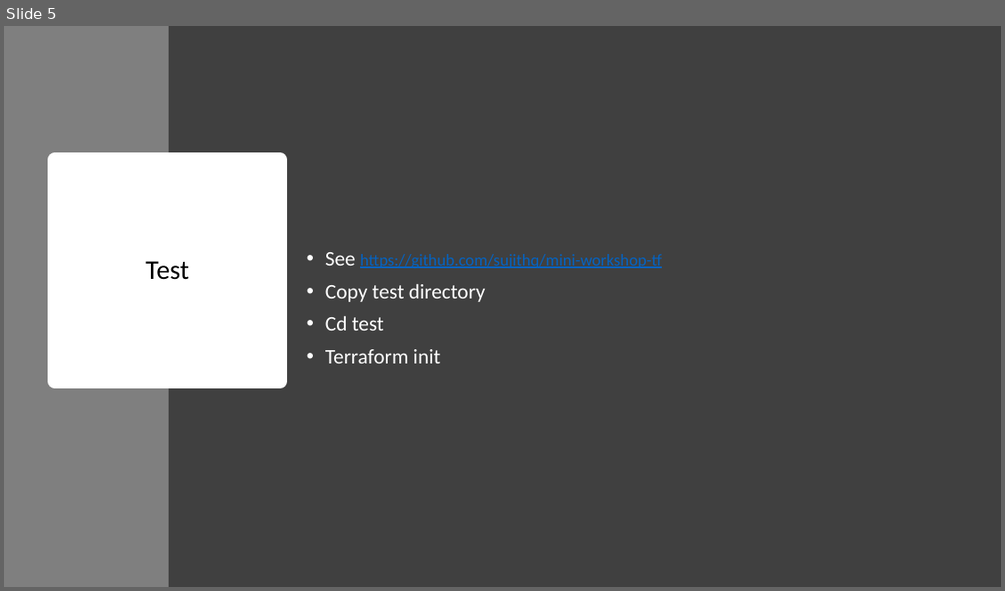
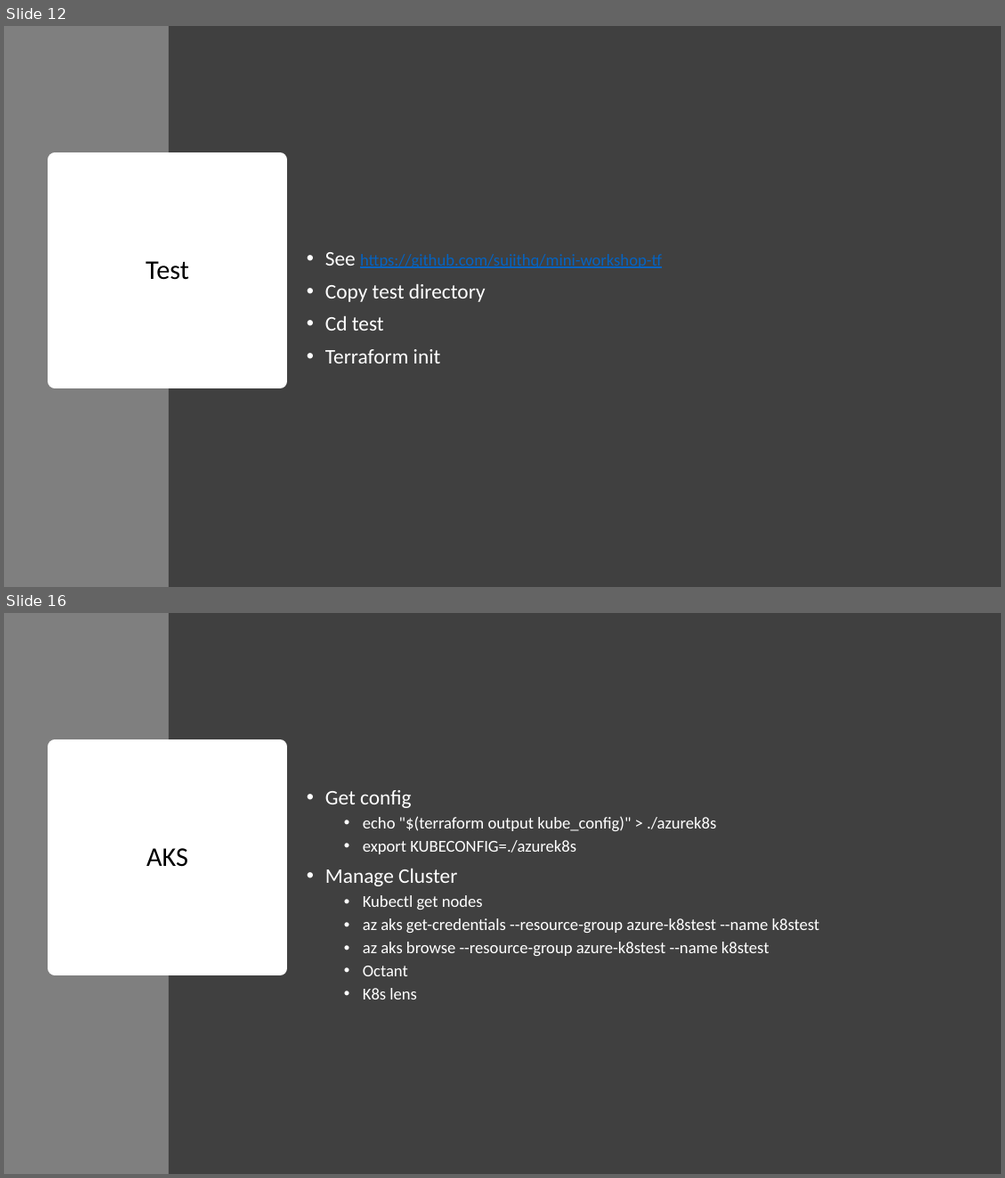
Before and after one commit to sujithq/mini-workshop-tf, a slide deck: Presentation.pptx. Shown one above the other, each under a label of ours: slide 5 before the commit, slides 12 and 16 after it; the slides between them are not shown. The pictures are 1005x591 and 1005x1178 pixels, drawn with LibreOffice and Linux fonts; fonts in the diff are those of the drawing. Boxes give left, top, right and bottom in pixels: in the first picture for what was removed or moved away, otherwise in the second. Text is boxed around its words. In the diff, an @@ line names an element or a change of style, - is before the commit and + after.

```diff
--- a/Presentation.pptx
+++ b/Presentation.pptx
@@ slide 16 added at bbox=[4, 613, 1001, 1174], background #FFFFFF @@
@@ rectangle added at bbox=[4, 613, 169, 1174], fill #7F7F7F @@
@@ rectangle added at bbox=[169, 613, 1001, 1174], fill #404040 @@
@@ title added at bbox=[55, 747, 280, 968], fill #FFFFFF, outline #FFFFFF 13.75 pt, 26 pt, text #000000 @@
+AKS
@@ text added at bbox=[325, 790, 819, 999], 16 pt, text #FFFFFF @@
+• Get config
+  • echo "$(terraform output kube_config)" > ./azurek8s
+  • export KUBECONFIG=./azurek8s
+• Manage Cluster
+  • Kubectl get nodes
+  • az aks get-credentials --resource-group azure-k8stest --name k8stest
+  • az aks browse --resource-group azure-k8stest --name k8stest
+  • Octant
+  • K8s lens
@@ what was slide 5 is now slide 12 @@
```
Also in this commit, not shown: 1 slide changed, 10 other slides added, 1 slide removed, 1 other file.
